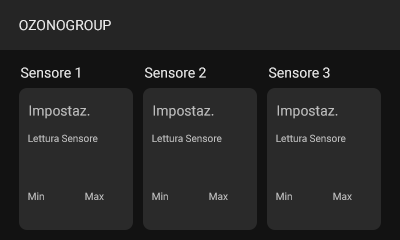
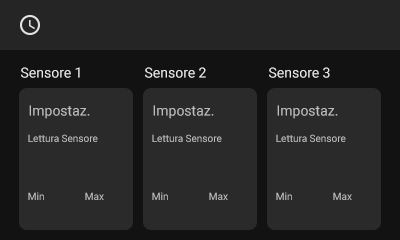
Comparing the layer stacks of the two 400×240 images. Changes:
added layer "access_time-24px" (87%) above "arrow_back-24px" over left=20, top=15, right=40, bottom=35
hid "OZONOGROUP" over left=19, top=20, right=111, bottom=31
